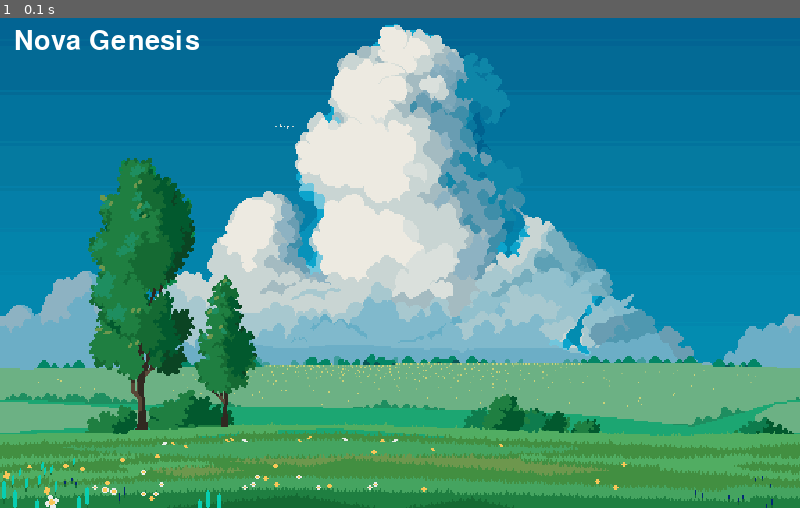
Above: before the commit, frame 1.
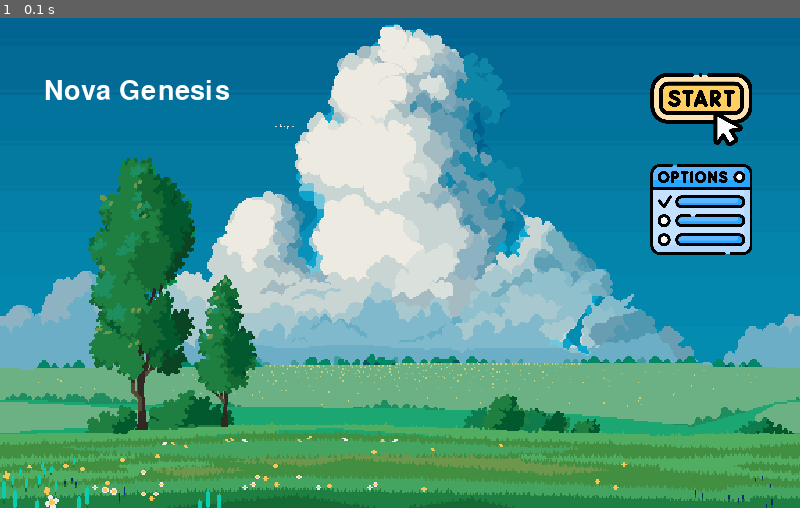
Above: after the commit, the same moment.

Repository: singularidadedigital/pygame_project
Game: pygame game, started from game.py
Same seed, same stepped clock (60 frames per second), same inputs: the game is played once before the commit and once after it.
Inputs:
- Up to frame 1 (0.1 s): no input

The runs differ from the first frame. In frame 1, 4.6% of the frame differs, in the area x 1-94%, y 2-49%.

Commit message:
update project

Diff:
--- /dev/null
+++ b/buttons.py
@@ -0,0 +1,33 @@
+import pygame
+# from buttons_test import screen
+
+
+# button class
+class Button:
+    def __init__(self, x, y, image, scale):
+        width = image.get_width()
+        height = image.get_height()
+        self.image = pygame.transform.scale(image, (int(width * scale), (int(height * scale))))
+        self.rect = self.image.get_rect()
+        self.rect.topleft = (x, y)
+        self.clicked = False
+
+    def draw(self,surface):
+        action = False
+
+        # get mouse position
+        pos = pygame.mouse.get_pos()
+        # print(pos)
+
+        # check mouseover and click conditions
+        if self.rect.collidepoint(pos):
+            if pygame.mouse.get_pressed()[0] == 1 and self.clicked == False:
+                self.clicked = True
+                action = True
+
+            if pygame.mouse.get_pressed()[0] == 0:
+                self.clicked = False
+
+        # draw button on screen
+        surface.blit(self.image, (self.rect.x, self.rect.y))
+        return action
--- a/buttons_test.py
+++ b/buttons_test.py
@@ -1,49 +1,41 @@
-import pygame
-
-# create display window
-SCREEN_WIDTH = 800
-SCREEN_HEIGHT = 500
-
-screen = pygame.display.set_mode((SCREEN_WIDTH, SCREEN_HEIGHT))
-pygame.display.set_caption("Button Demonstration")
-
-# load button images
-start_image = pygame.image.load('images/start_btn.png.png').convert_alpha()
-options_image = pygame.image.load('images/option_btn.png').convert_alpha()
-
-
-# button class
-class Button():
-    def __init__(self, x, y, image, scale):
-        width = image.get_width()
-        height = image.get_height()
-        self.image = pygame.transform.scale(image, (int(width * scale), (int(height * scale))))
-        self.rect = self.image.get_rect()
-        self.rect.topleft = (x, y)
-
-    def draw(self):
-        # draw button on screen
-        screen.blit(self.image, (self.rect.x, self.rect.y))
-
-
-# create button instances
-start_button = Button(450, 200, start_image, 0.15)
-options_button = Button(450, 280, options_image, 0.15)
-
-# game loop
-run = True
-while run:
-
-    screen.fill((202, 228, 241))
-
-    start_button.draw()
-    options_button.draw()
-
-    # event handler
-    for event in pygame.event.get():
-        if event.type == pygame.QUIT:
-            run = False
-
-    pygame.display.update()
-
-pygame.quit()
+# import pygame
+# import buttons
+#
+# # create display window
+# SCREEN_WIDTH = 800
+# SCREEN_HEIGHT = 500
+#
+# screen = pygame.display.set_mode((SCREEN_WIDTH, SCREEN_HEIGHT))
+#
+#
+# pygame.display.set_caption("Button Demonstration")
+#
+# # load button images
+# start_image = pygame.image.load('images/start_btn.png.png').convert_alpha()
+# options_image = pygame.image.load('images/option_btn.png').convert_alpha()
+#
+# # create button instances
+# start_button = buttons.Button(550, 200, start_image, 0.15)
+# options_button = buttons.Button(550, 280, options_image, 0.15)
+#
+# # game loop
+# run = True
+# while run:
+#
+#     screen.fill((202, 228, 241))
+#
+#     if start_button.draw(screen):
+#         print('START')
+#         # run = False
+#
+#     if options_button.draw(screen):
+#         print('OPTIONS')
+#
+#     # event handler
+#     for event in pygame.event.get():
+#         if event.type == pygame.QUIT:
+#             run = False
+#
+#     pygame.display.update()
+#
+# pygame.quit()
--- a/game.py
+++ b/game.py
@@ -6,6 +6,8 @@
 from pygame.locals import *
 
 # pygame setup
+import buttons
+
 pygame.init()
 
 WIDTH = 800
@@ -16,9 +18,8 @@
 clock = pygame.time.Clock()
 font = pygame.font.SysFont(None, 40)
 dt = 0
-pygame.display.set_caption("Noa Genesis - A Rodrigo Luciano Costa New Game")
+pygame.display.set_caption("Nova Genesis - A Rodrigo Luciano Costa New Game")
 scale = 2
-# load buttons
 
 # carregar imagem de fundo
 background = load('images/nature_5/orig.png')
@@ -35,33 +36,10 @@
     textrect.topright = (x, y)
     surface.blit(textobj, textrect)
 
-
 click = False
-
 
 def main_menu():
     while True:
-
-        # text menu
-        draw_text('Nova Genesis', font, (255, 255, 255), screen, 455, 20)
-
-        mx, my = pygame.mouse.get_pos()
-
-        # Button 1
-        button_1 = pygame.Rect(50, 100, 200, 50)
-        button_2 = pygame.Rect(50, 200, 200, 50)
-
-        if button_1.collidepoint((mx, my)):
-            if click:
-                game()
-        if button_2.collidepoint((mx, my)):
-            if click:
-                options()
-
-        pygame.draw.rect(screen, (255, 0, 0), button_1)
-        pygame.draw.rect(screen, (255, 0, 0), button_2)
-
-        click = False
 
         # poll for events
         # pygame QUIT event means the user clicked X to close windows
@@ -83,7 +61,25 @@
         screen.blit(background, (0, 0))
 
         # text menu
-        draw_text('Nova Genesis', font, (255, 255, 255), screen, 200, 20)
+        draw_text('Nova Genesis', font, (255, 255, 255), screen, 230, 70)
+
+        # load button images
+        start_image = pygame.image.load('images/start_btn.png.png').convert_alpha()
+        options_image = pygame.image.load('images/option_btn.png').convert_alpha()
+
+
+        # create button instances
+        start_button = buttons.Button(650, 50, start_image, 0.20)
+        options_button = buttons.Button(650, 150, options_image, 0.20)
+
+        if start_button.draw(screen):
+            print('START')
+            # run = False
+
+        if options_button.draw(screen):
+            print('OPTIONS')
+
+
         pygame.display.update()
 
         # LIMIT FPS
